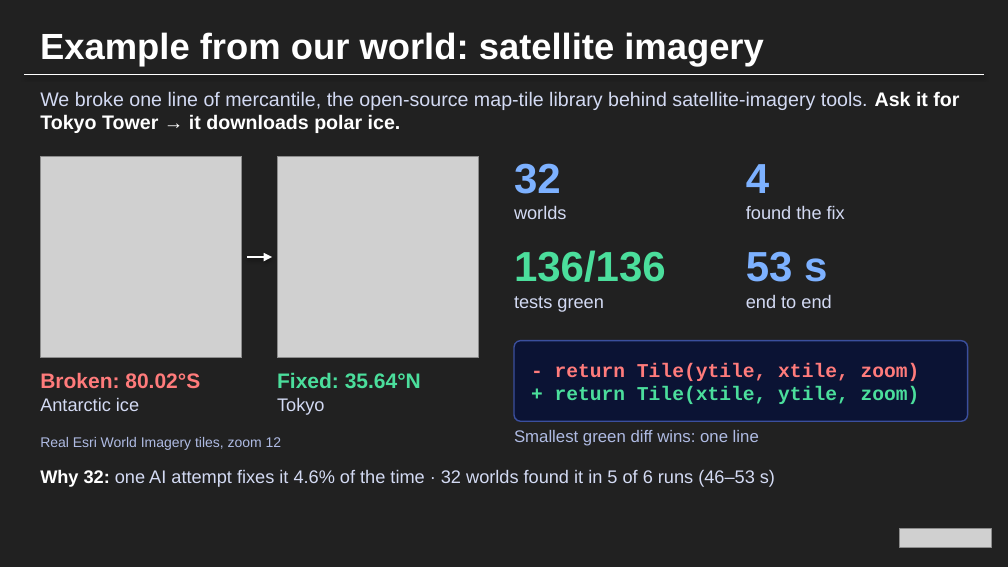
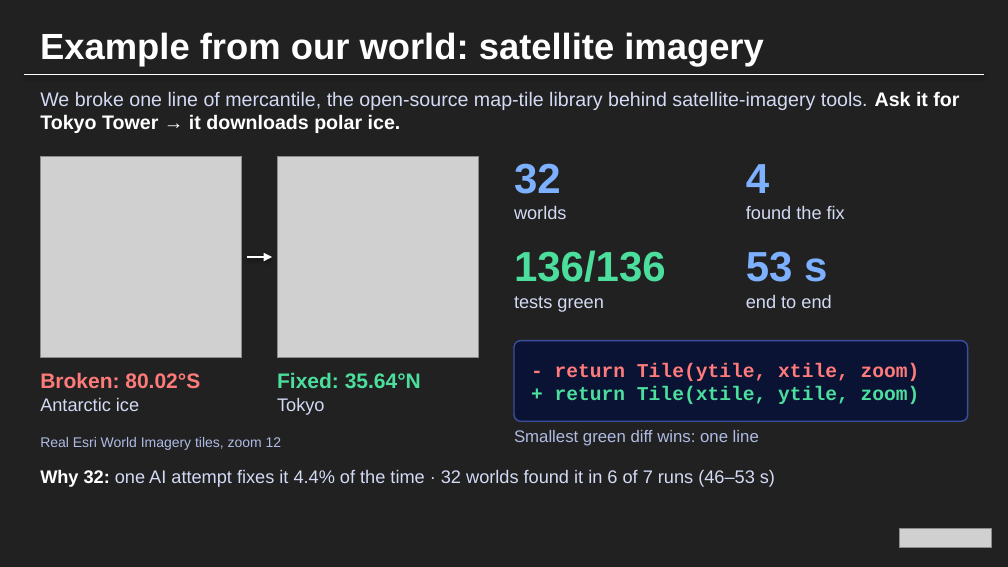
Before and after one commit to 0xtkey256/everett, a slide deck: slide 6 of deck/Everett.pptx. Drawn at 1008x567 pixels with LibreOffice and Linux fonts; fonts in the diff are those of the drawing; grey boxes stand for pictures; background and template pictures are left out. Boxes give left, top, right and bottom in pixels: in the first picture for what was removed or moved away, otherwise in the second. Text is boxed around its words. In the diff, an @@ line names an element or a change of style, - is before the commit and + after.

Commit message:
proof: real Daytona and Nosana dashboards (endpoint/IDs blurred) as drop-downs on the site and a proof slide; 6 of 7 runs, one attempt 4.4%

```diff
--- a/deck/Everett.pptx
+++ b/deck/Everett.pptx
@@ text at (40,469,775,487): text changed @@
-Why 32: one AI attempt fixes it 4.6% of the time · 32 worlds found it in 5 of 6 runs (46–53 s)
+Why 32: one AI attempt fixes it 4.4% of the time · 32 worlds found it in 6 of 7 runs (46–53 s)
```
Also in this commit, not shown: 1 slide added, 13 other files.
